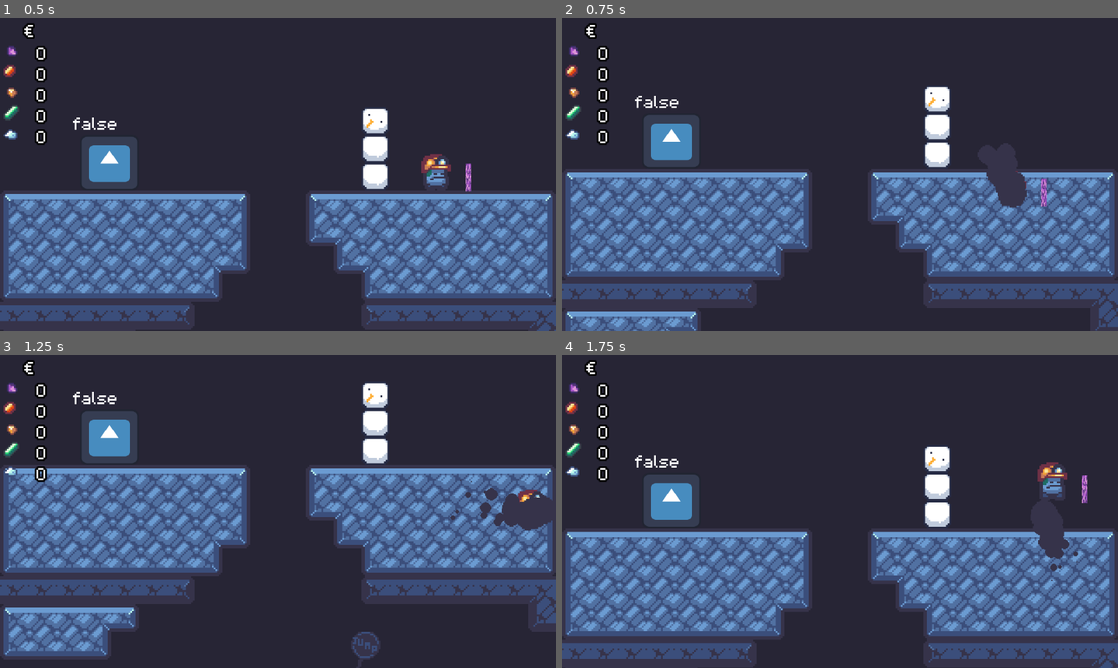
Above: before the commit, frames 1-4 (two rows, left to right).
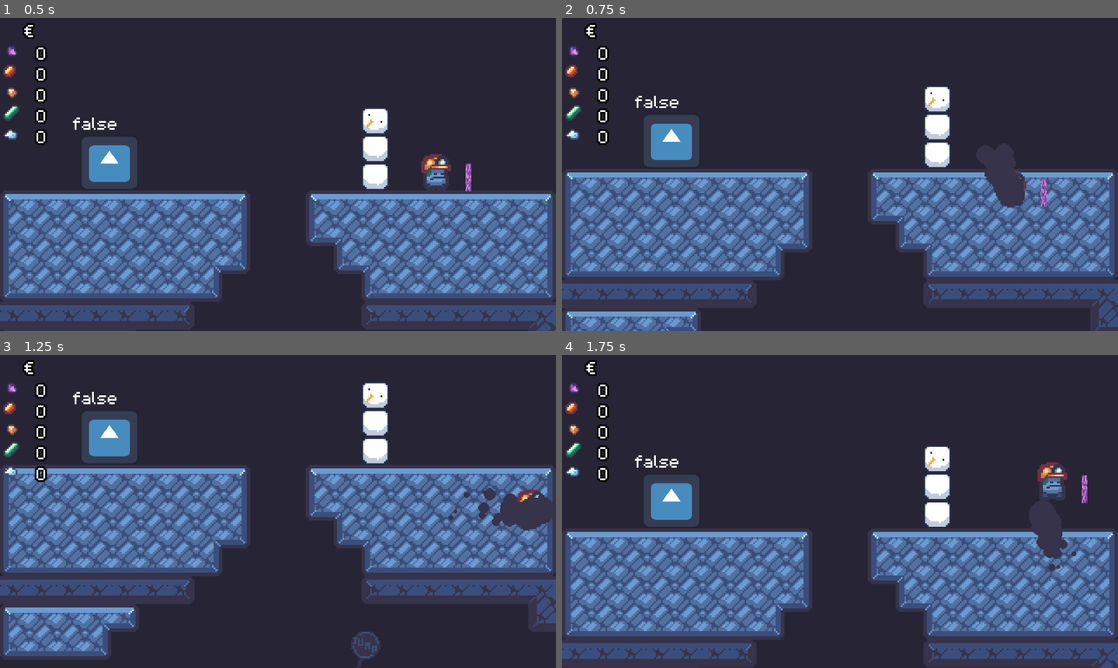
Above: after the commit, the same moments.

Repository: Ninesliced/ludumdare-57
Game: Godot game, scene res://scenes/main.tscn
Same seed, same stepped clock (60 frames per second), same inputs: the game is played once before the commit and once after it. The engine's default icon, where the game draws it, is replaced by a stand-in: a white triangle on a blue panel in a dark square.
Inputs (mouse positions are in pixels of both pictures, inside the frame that each line leads up to):
- Up to frame 1 (0.5 s): no input
- Up to frame 2 (0.75 s): move the mouse to (812, 237) at 0.52 s; hold D (right) from 0.53 s (still down); hold J (burrow) from 0.53 s (still down); click (812, 237) at 0.67 s
- Up to frame 3 (1.25 s): keep holding D (right); keep holding J (burrow); tap Space (jump) at 0.77 s
- Up to frame 4 (1.75 s): release D (right) at 1.25 s; release J (burrow) at 1.25 s; drag from (1006, 558) to (667, 436) at 1.27 s

Frame 1 is identical in both runs. In frame 2, less than 0.1% of the frame differs, in the area x 76-84%, y 48-61%; in frame 3, 0.2%, in the area x 79-100%, y 39-56%; in frame 4, 0.1%.

Commit message:
fix player animation

Diff:
--- a/scenes/entities/player/player.tscn
+++ b/scenes/entities/player/player.tscn
@@ -1,7 +1,8 @@
-[gd_scene load_steps=31 format=3 uid="uid://tagu2jmfaknx"]
+[gd_scene load_steps=32 format=3 uid="uid://tagu2jmfaknx"]
 
 [ext_resource type="Script" uid="uid://cowhc0ik2u772" path="res://scenes/entities/player/player.gd" id="1_58kc7"]
 [ext_resource type="PackedScene" uid="uid://5ukx8xklkin4" path="res://scenes/entities/player/components/player_ground_movement_component.tscn" id="2_635qg"]
+[ext_resource type="SpriteFrames" uid="uid://0381grcjjofr" path="res://assets/tres/player.tres" id="2_j0oqr"]
 [ext_resource type="Texture2D" uid="uid://dlnfme8qfn280" path="res://assets/images/characters/player_idle.png" id="2_r4dfn"]
 [ext_resource type="Texture2D" uid="uid://bh5apujx8hyid" path="res://assets/images/characters/player_jump.png" id="3_70kwc"]
 [ext_resource type="PackedScene" uid="uid://b62c81khntjjv" path="res://addons/state_machine/state_machine.tscn" id="4_bj7e2"]
@@ -130,6 +131,7 @@
 hold_to_burrow = true
 
 [node name="PlayerSprite" type="AnimatedSprite2D" parent="."]
+unique_name_in_owner = true
 position = Vector2(0, -4)
 sprite_frames = SubResource("SpriteFrames_vs62q")
 animation = &"walk"
@@ -144,7 +146,6 @@
 entity = NodePath("..")
 
 [node name="Burrowed" parent="StateMachine" node_paths=PackedStringArray("playerBurrowedComponent", "collisionShape", "groundedDetector", "staminaComponent") instance=ExtResource("5_1murt")]
-position = Vector2(1, 0)
 script = ExtResource("6_5sj0x")
 jump_force = 1.6
 hold_to_jump = false
@@ -236,7 +237,14 @@
 stamina_on_use_cost = 10.0
 stamina_cost = 5.0
 
+[node name="dieSprite" type="AnimatedSprite2D" parent="."]
+unique_name_in_owner = true
+visible = false
+sprite_frames = ExtResource("2_j0oqr")
+animation = &"die_fall"
+
 [connection signal="body_entered" from="GroundedDetector" to="GroundedDetector" method="_on_body_entered"]
 [connection signal="body_exited" from="GroundedDetector" to="GroundedDetector" method="_on_body_exited"]
 [connection signal="body_entered" from="CollisionDetector" to="CollisionDetector" method="_on_body_entered"]
 [connection signal="body_exited" from="CollisionDetector" to="CollisionDetector" method="_on_body_exited"]
+[connection signal="animation_finished" from="dieSprite" to="." method="_on_die_sprite_animation_finished"]
